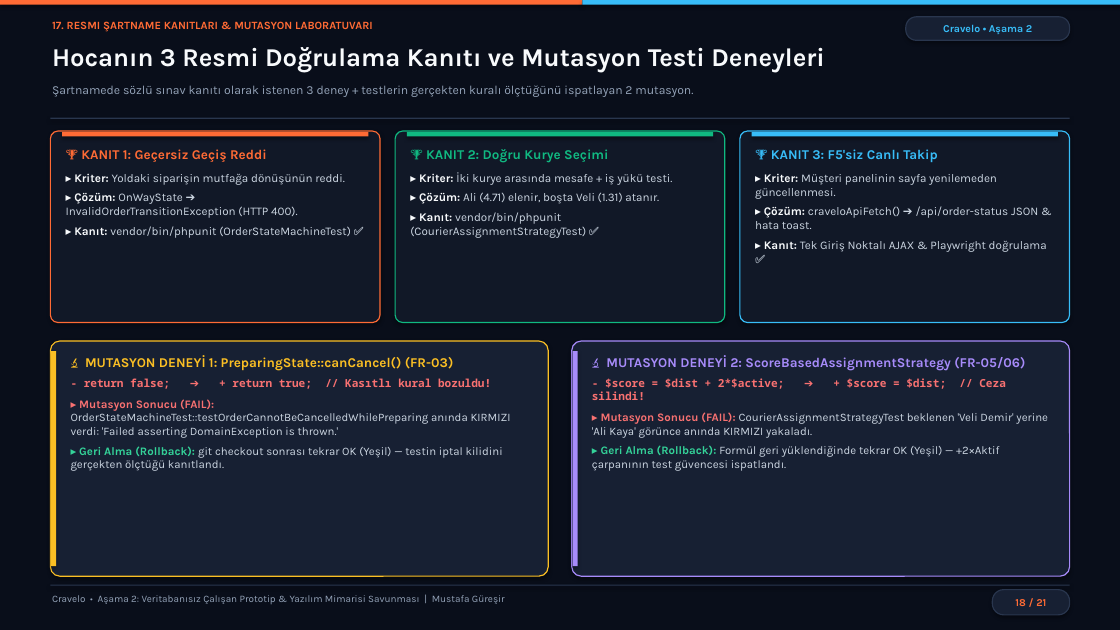
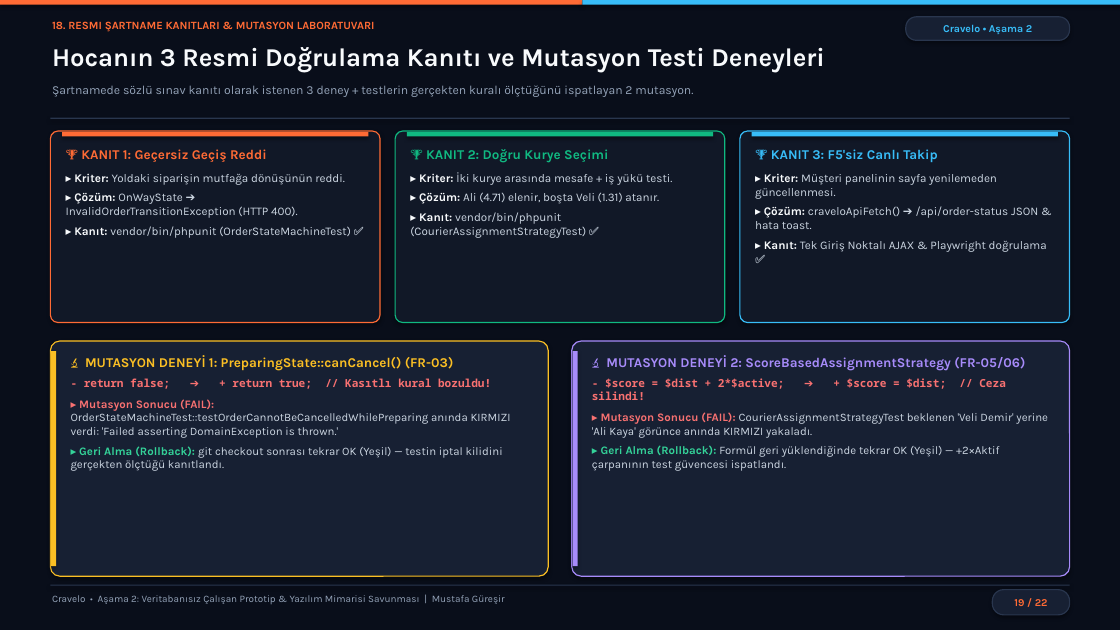
Before and after one commit to mustafaguresir/Cravelo, a slide deck: slide 19 of Cravelo_Asama2_Sunum.pptx (slide 18 before the commit). Drawn at 1120x630 pixels with LibreOffice and Linux fonts; fonts in the diff are those of the drawing. Boxes give left, top, right and bottom in pixels: in the first picture for what was removed or moved away, otherwise in the second. Text is boxed around its words. In the diff, an @@ line names an element or a change of style, - is before the commit and + after.

```diff
--- a/Cravelo_Asama2_Sunum.pptx
+++ b/Cravelo_Asama2_Sunum.pptx
@@ text at [52, 21, 375, 32]: text changed @@
-17. RESMI ŞARTNAME KANITLARI & MUTASYON LABORATUVARI
+18. RESMI ŞARTNAME KANITLARI & MUTASYON LABORATUVARI
@@ text in rounded rectangle at [1014, 599, 1048, 606]: text changed @@
-18 / 21
+19 / 22
```
Also in this commit, not shown: 20 other slides changed, 1 slide added, 1 other file.
